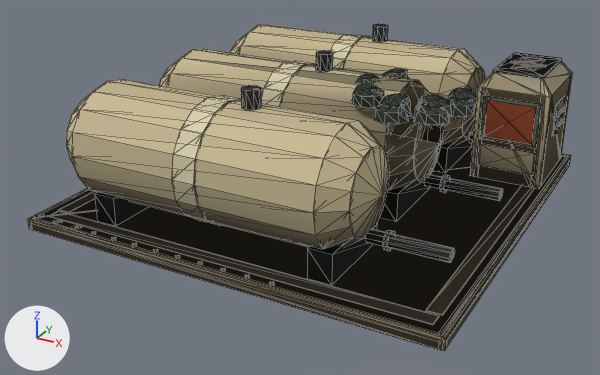
The glTF model assets/set_v5/neutral_fuel_depot_damaged.glb: old version first, new version second.
Before and after are seen from a camera (50 mm lens) standing at (6.44, -12.59, 6.33) and looking at (-0.16, -0.59, 0.33). The lights are fixed; the arrows at lower left show +X, +Y and +Z. The first picture is the older version. Mesh edges are drawn as thin lines. Vertices at exactly the same position are counted once.

The scene before the commit, as lines of its bpy script (objects in view):
```python
me_mesh_0 = bpy.data.meshes.new('Mesh_0')
me_mesh_0.from_pydata(...)  # 1090 vertices, 1673 faces; spans x -3.7..3.7, y -3.7..3.7, z 0.0..2.68
# faces by material slot: [485, 722, 178, 264, 24]
me_mesh_0.materials.append(mat_paint)
me_mesh_0.materials.append(mat_paint2)
me_mesh_0.materials.append(mat_paint3)
me_mesh_0.materials.append(mat_metal)
me_mesh_0.materials.append(mat_accent)
me_mesh_1 = bpy.data.meshes.new('Mesh_1')
me_mesh_1.from_pydata(...)  # 389 vertices, 632 faces; spans x -3.7..3.7, y -3.7..3.7, z 0.0..2.42
# faces by material slot: [276, 250, 106]
me_mesh_1.materials.append(mat_paint)
me_mesh_1.materials.append(mat_paint2)
me_mesh_1.materials.append(mat_paint3)
me_mesh_2 = bpy.data.meshes.new('Mesh_2')
me_mesh_2.from_pydata(...)  # 130 vertices, 181 faces; spans x -3.7..3.7, y -3.7..3.7, z 0.0..2.42
# faces by material slot: [127, 16, 38]
me_mesh_2.materials.append(mat_paint)
me_mesh_2.materials.append(mat_paint2)
me_mesh_2.materials.append(mat_paint3)
ob_body = bpy.data.objects.new('body', me_mesh_0)
ob_body.parent = ob_neutral_fuel_depot_damaged_lod0
ob_body.location = (0.0, 0.0, 0.0)
ob_body_001 = bpy.data.objects.new('body.001', me_mesh_1)
ob_body_001.parent = ob_neutral_fuel_depot_damaged_lod1
ob_body_001.location = (0.0, 0.0, 0.0)
ob_body_002 = bpy.data.objects.new('body.002', me_mesh_2)
ob_body_002.parent = ob_neutral_fuel_depot_damaged_lod2
ob_body_002.location = (0.0, 0.0, 0.0)
```
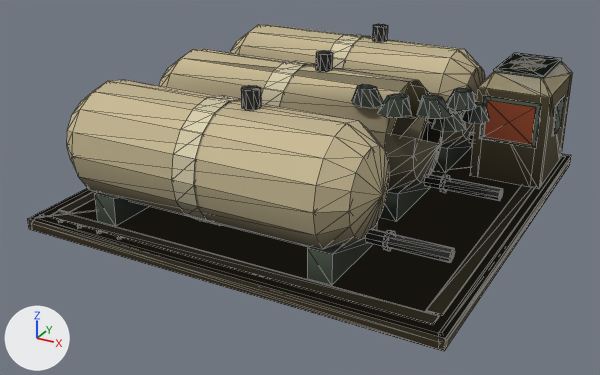
Pixel boxes [x1, y1, x2, y2] of what changed, in the pictures (600 x 375 px):
'body', reshaped: before [32, 24, 571, 349]; after [31, 24, 571, 350]
'body.001', reshaped: before [29, 53, 572, 350]; after [58, 87, 550, 212]
part 1 of me_mesh_0, deleted: before [35, 68, 566, 286]
part 2 of me_mesh_0, cut back: before [352, 87, 478, 117]; after [352, 88, 476, 119]
part 3 of me_mesh_0, edited (looks the same): [48, 49, 565, 330] in both
part 4 of me_mesh_1, rebuilt (not visible afterwards): before [29, 148, 570, 350]
part 5 of me_mesh_1, added: after [460, 101, 489, 124]
part 6 of me_mesh_1, added: after [432, 109, 466, 132]
part 7 of me_mesh_1, deleted: before [375, 102, 449, 125]
part 8 of me_mesh_1, cut back: before [386, 53, 572, 187]; after [478, 87, 550, 189]
part 9 of me_mesh_1, recoloured: before [56, 59, 571, 324]; after [58, 192, 97, 212]

The edits, one by one:
me_mesh_0 is used by ob_body; parent ob_neutral_fuel_depot_damaged_lod0; location (0.0, 0.0, 0.0).
me_mesh_0 had 1090 vertices, 1673 faces and spanned x -3.7..3.7, y -3.7..3.7, z 0.0..2.68.
me_mesh_0 now has 794 vertices, 1251 faces and spans x -3.7..3.7, y -3.7..3.7, z 0.0..2.68.
me_mesh_0 part 1: 29 loose pieces with 264 vertices, spanning x -3.63..3.62, y -3.63..3.63, z 0.2..2.41, are deleted.
Part 2, on me_mesh_0:
32 vertices are removed from x 0.93..2.81, y -1.22..0.08, z 2.33.
128 faces are deleted.
64 new faces join them, mat_paint2.
me_mesh_0 part 3: 87 kept faces spanning x -3.7..3.62, y -3.7..3.7, z 0.12..2.68 get new vertex colours.
Other edits to the shape of me_mesh_0 do not show in these pictures.
me_mesh_1 is used by ob_body_001; parent ob_neutral_fuel_depot_damaged_lod1; location (0.0, 0.0, 0.0).
me_mesh_1 had 389 vertices, 632 faces and spanned x -3.7..3.7, y -3.7..3.7, z 0.0..2.42.
me_mesh_1 now has 162 vertices, 225 faces and spans x -3.7..3.7, y -3.7..3.7, z 0.0..2.42.
me_mesh_1 part 4: the loose piece of 24 vertices spanning x -3.7..3.7, y -3.7..3.7, z 0.0..0.2 is rebuilt with 8 vertices and now spans x -3.7..3.7, y -3.7..3.7, z 0.0..0.2.
me_mesh_1 part 5: a new loose piece of 16 vertices spanning x 2.42..2.93, y -0.05..0.53, z 1.85..2.11, in mat_paint2.
me_mesh_1 part 6: a new loose piece of 16 vertices spanning x 2.19..2.73, y -0.61..-0.03, z 1.85..2.11, in mat_paint2.
me_mesh_1 part 7: 8 loose pieces with 96 vertices, spanning x -2.6..2.6, y -3.2..3.2, z 0.2..2.34, are deleted.
Part 8, on me_mesh_1:
130 vertices are removed from x -3.48..3.55, y -3.48..3.5, z 0.2..2.34.
364 faces are deleted.
2 vertices move from x 2.0..3.55, y -0.5..3.42, z 1.89..1.94 to x 2.0..3.55, y 0.0..3.5, z 1.94..2.1.
7 vertices are added at x 2.25..3.55, y 1.7..3.5, z 0.2..1.94.
113 new faces join them, mat_paint.
12 new faces join them, mat_paint2.
me_mesh_1 part 9: 13 kept faces spanning x -3.48..3.55, y -3.48..3.5, z 0.22..2.24 get new vertex colours.
Other edits to the shape of me_mesh_1 do not show in these pictures.
